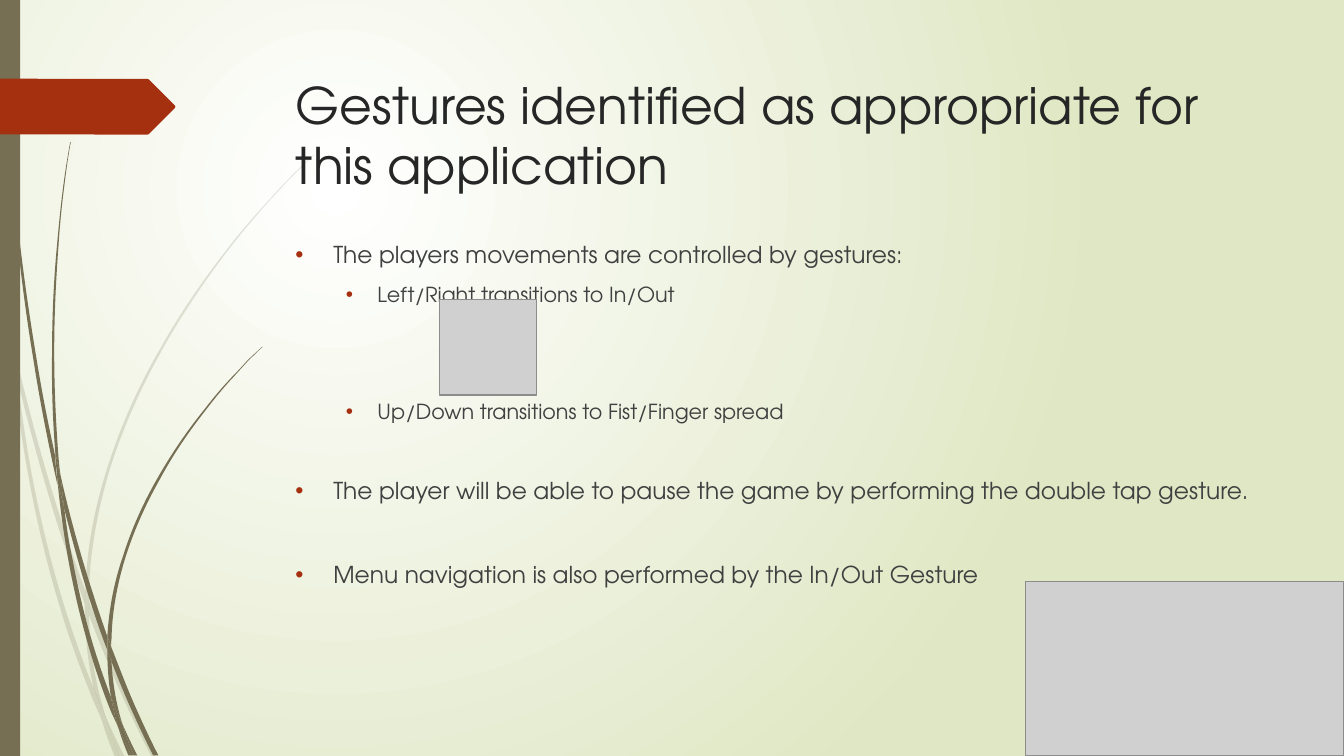
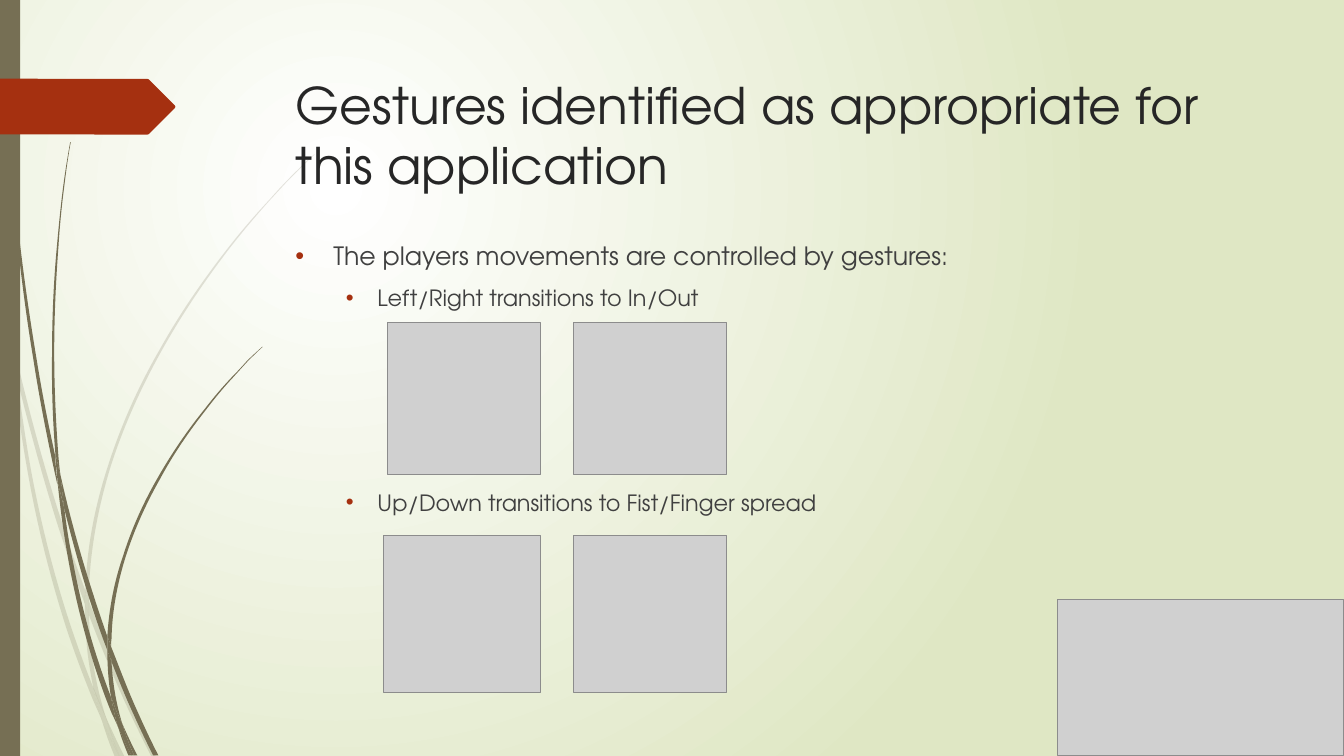
Before and after one commit to JKinsella1991/GestureBasedURI, a slide deck: slide 6 of GesturePresentation.pptx (slide 4 before the commit). Drawn at 1344x756 pixels with LibreOffice and Linux fonts; fonts in the diff are those of the drawing; grey boxes stand for pictures. Boxes give left, top, right and bottom in pixels: in the first picture for what was removed or moved away, otherwise in the second. Text is boxed around its words. In the diff, an @@ line names an element or a change of style, - is before the commit and + after.

Commit message:
Updated Presentation

```diff
--- a/GesturePresentation.pptx
+++ b/GesturePresentation.pptx
@@ text "The players movements are controlled ..." at (x1=333, y1=246, x2=948, y2=516): size 16.6 to 18 pt in "The players movements are controlled by gestures:"; size 14.8 to 16 pt in "Left/Right transitions to In/Out", "Up/Down transitions to Fist/Finger spread" @@
@@ picture resized from (x1=440, y1=299, x2=536, y2=395) to (x1=387, y1=322, x2=540, y2=474) @@
@@ picture added at (x1=574, y1=322, x2=727, y2=474) @@
@@ text at (x1=333, y1=482, x2=1248, y2=588): paragraphs removed @@
-• The player will be able to pause the game by performing the double tap gesture.
-• Menu navigation is also performed by the In/Out Gesture
@@ picture added at (x1=383, y1=535, x2=540, y2=693) @@
@@ picture added at (x1=574, y1=535, x2=727, y2=693) @@
@@ picture resized from (x1=1026, y1=582, x2=1344, y2=756) to (x1=1058, y1=599, x2=1344, y2=756) @@
```
Also in this commit, not shown: 5 other slides changed, 3 slides added.
